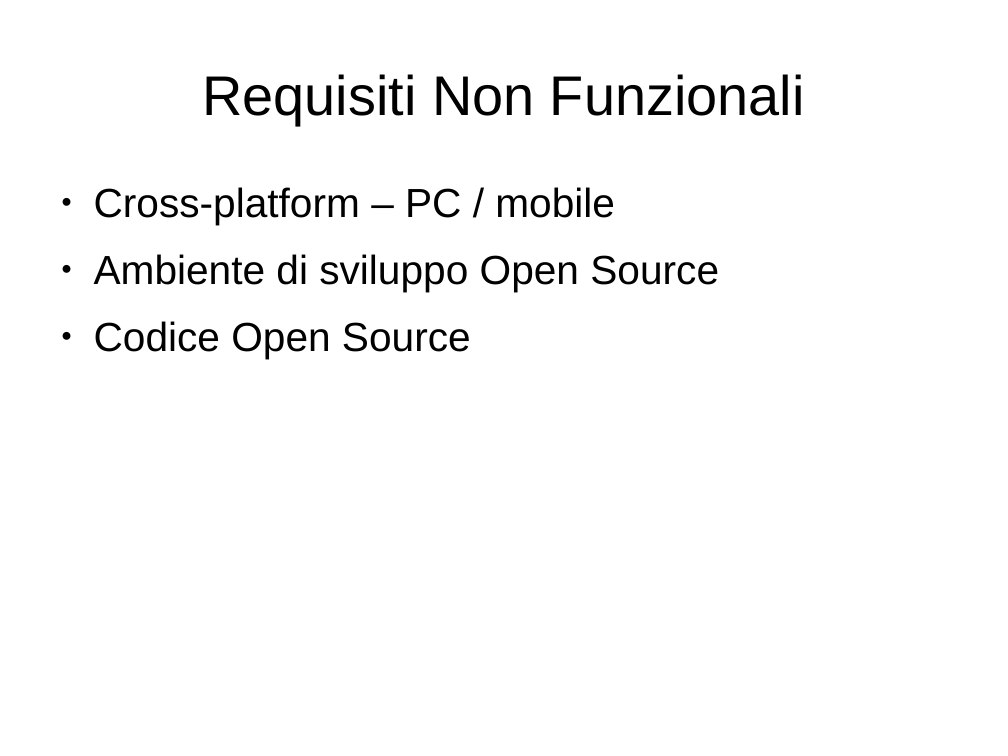
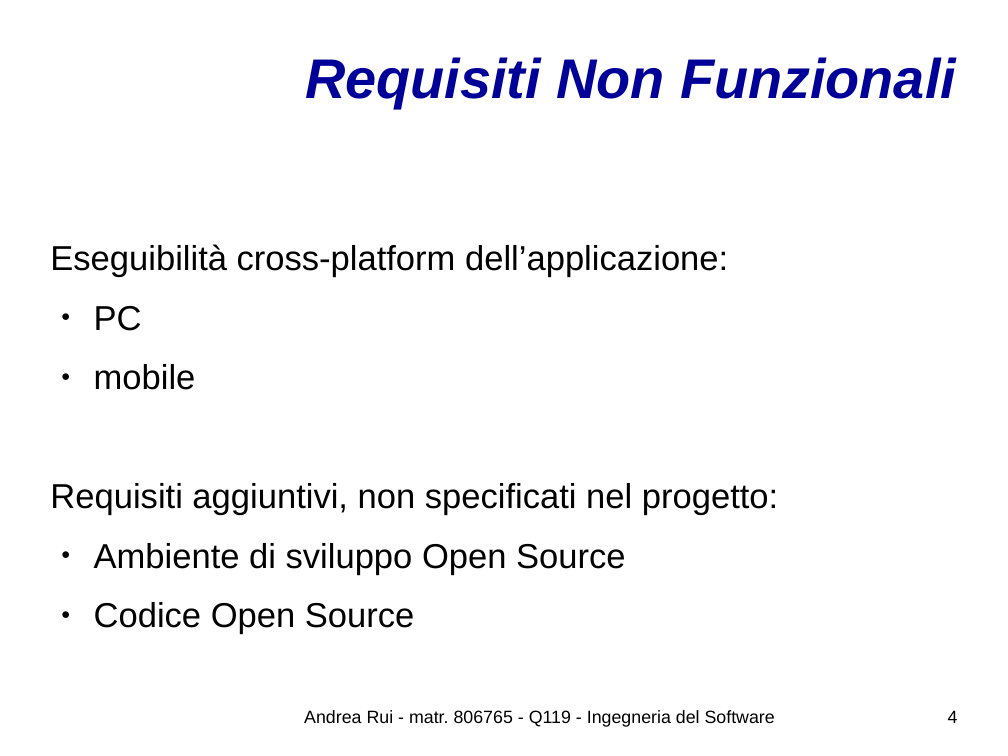
Before and after one commit to UnimibSoftEngCourse1718/progetto-agenda-2-Andy-UNIMIB, a slide deck: slide 4 of doc/Presentazione del Progetto.odp (slide 3 before the commit). Drawn at 1008x756 pixels with LibreOffice and Linux fonts; fonts in the diff are those of the drawing; background and template pictures are left out. Boxes give left, top, right and bottom in pixels: in the first picture for what was removed or moved away, otherwise in the second. Text is boxed around its words. In the diff, an @@ line names an element or a change of style, - is before the commit and + after.

```diff
--- a/doc/Presentazione del Progetto.odp
+++ b/doc/Presentazione del Progetto.odp
@@ title "Requisiti Non Funzionali" moved from (x1=202, y1=74, x2=805, y2=125) to (x1=305, y1=57, x2=956, y2=108) @@
@@ title "Requisiti Non Funzionali" at (x1=305, y1=57, x2=956, y2=108): text colour #000000 to #000099, bold on, italic on; alignment centre to right @@
@@ text at (x1=50, y1=244, x2=778, y2=515): text changed; size 32 to 27.2 pt @@
-● Cross-platform – PC / mobile
+Eseguibilità cross-platform dell’applicazione:
+● PC
+● mobile
+Requisiti aggiuntivi, non specificati nel progetto:
@@ text at (x1=94, y1=543, x2=625, y2=634): size 32 to 27.2 pt in "Ambiente di sviluppo Open Source", "Codice Open Source" @@
@@ text added at (x1=304, y1=710, x2=775, y2=727), 14 pt, text #000000 @@
+Andrea Rui - matr. 806765 - Q119 - Ingegneria del Software
@@ page number added at (x1=948, y1=710, x2=958, y2=723), 14 pt, text #000000 @@
+4
```
Also in this commit, not shown: 5 other slides changed, 16 slides added, 8 slides removed, 6 other files.
